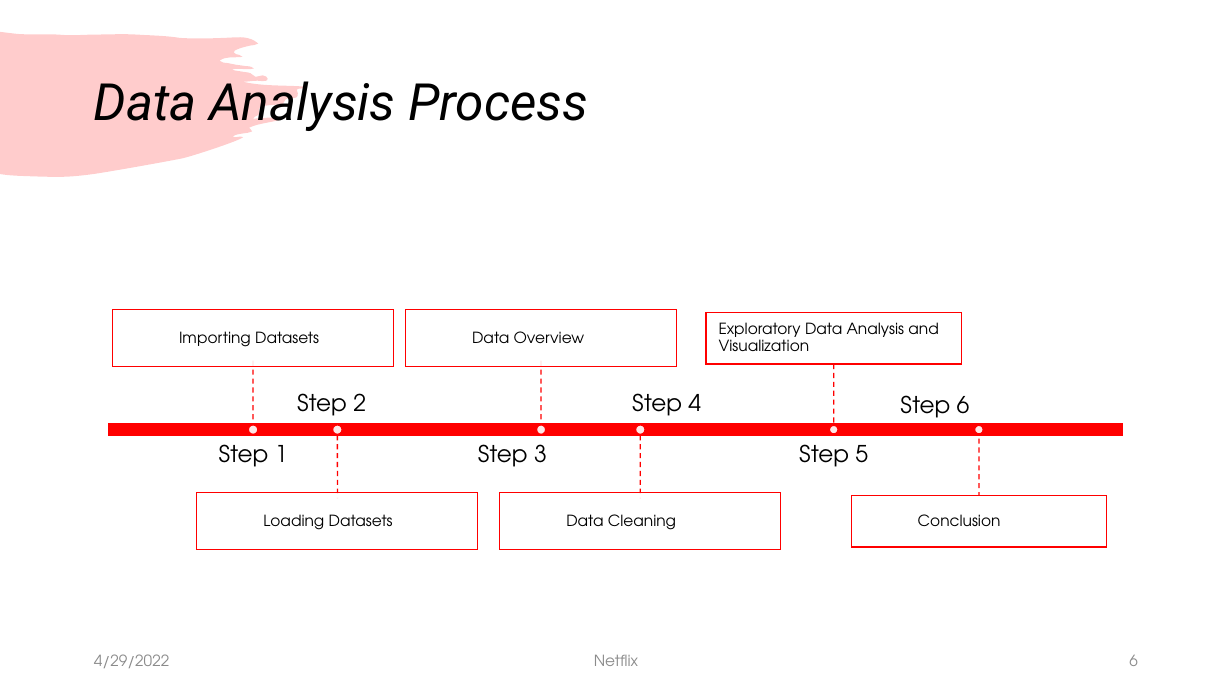
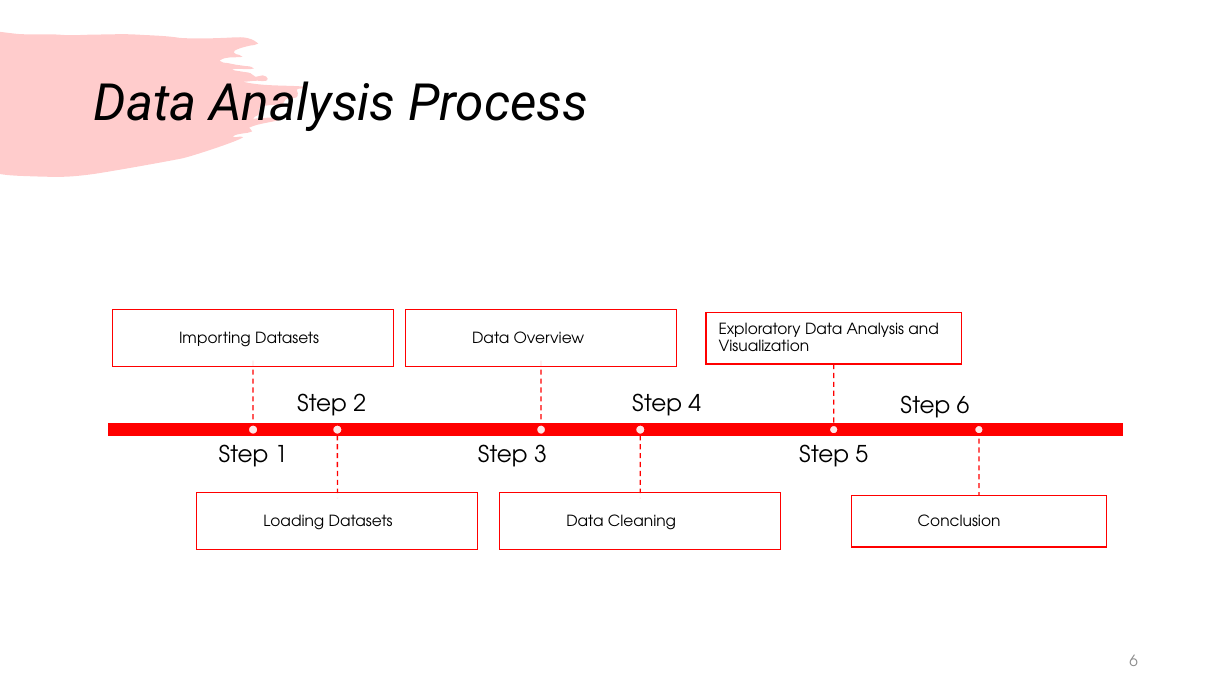
Before and after one commit to Kevinle76/NetFlix, a slide deck: slide 6 of Project_1.pptx. Drawn at 1232x693 pixels with LibreOffice and Linux fonts; fonts in the diff are those of the drawing. Boxes give left, top, right and bottom in pixels: in the first picture for what was removed or moved away, otherwise in the second. Text is boxed around its words. In the diff, an @@ line names an element or a change of style, - is before the commit and + after.

```diff
--- a/Project_1.pptx
+++ b/Project_1.pptx
@@ text removed at [94, 654, 169, 668] @@
-4/29/2022
@@ text removed at [594, 654, 638, 666] @@
-Netflix
```
Also in this commit, not shown: 7 other slides changed, 15 other files.
